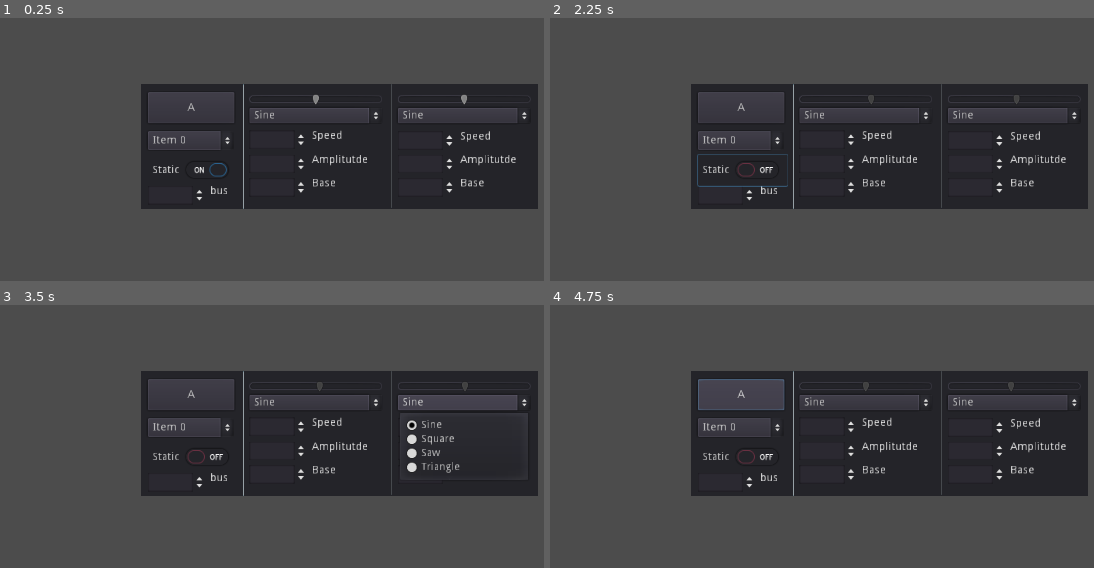
Above: before the commit, frames 1-4 (two rows, left to right).
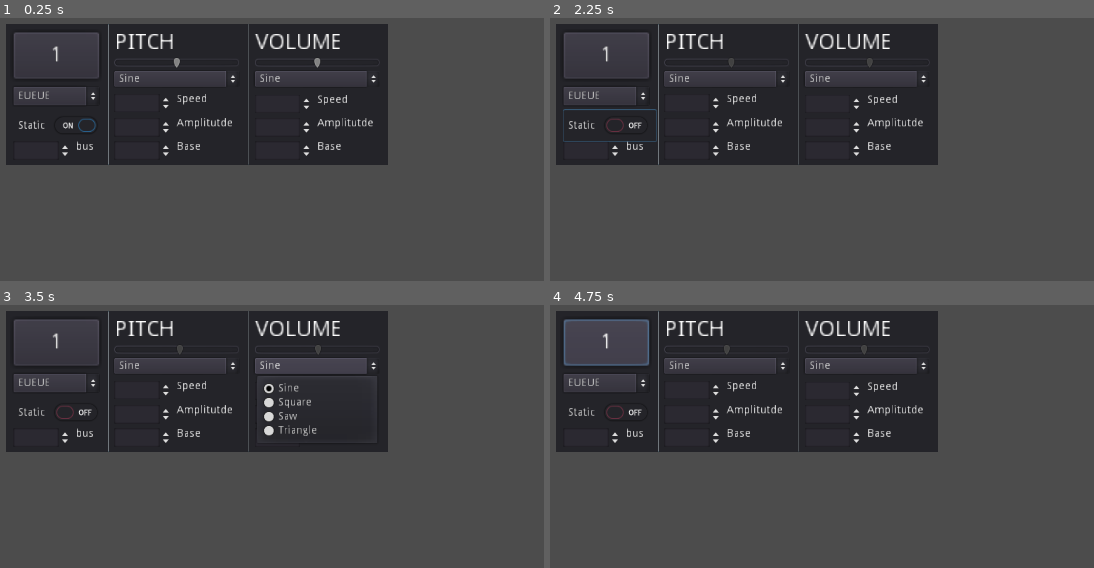
Above: after the commit, the same moments.

Repository: cis-ash/Audiotoy
Game: Godot game, scene res://Scenes/Main.tscn
Two runs of this game, one before a commit and one after it. Both use one fixed random seed, a clock stepped at 60 frames per second and the inputs below.
Inputs:
- Up to frame 1 (0.25 s): no input
- Up to frame 2 (2.25 s): click "Item 0" (after the commit: "EUEUE") at 0.5 s; click "A" (after the commit: "1") at 1.25 s; click "Static" at 2 s
- Up to frame 3 (3.5 s): click "Sine" at 2.75 s
- Up to frame 4 (4.75 s): click "Item 0" (after the commit: "EUEUE") at 3.5 s; click "A" (after the commit: "1") at 4.25 s

The runs differ from the first frame. In frame 1, 40% of the frame differs, in the area x 1-99%, y 2-73%; in frame 2, 40%; in frame 3, 40%; in frame 4, 41%.

Commit message:
added busses, edited visuals

Diff:
--- a/Scenes/Main.tscn
+++ b/Scenes/Main.tscn
@@ -2,15 +2,11 @@
 
 [ext_resource path="res://Scenes/drone.tscn" type="PackedScene" id=1]
 
-[node name="Base" type="Node2D"]
+[node name="Base" type="Node2D" index="0"]
 
 [node name="Control" parent="." index="0" instance=ExtResource( 1 )]
 
-anchor_left = 0.5
-anchor_top = 0.5
-anchor_right = 0.5
-anchor_bottom = 0.5
-margin_left = 192.0
-margin_top = 129.0
-margin_right = 251.0
-margin_bottom = 195.0
+margin_left = 20.056
+margin_top = 53.2046
+margin_right = 15.056
+margin_bottom = 55.2046
--- a/Scenes/Soundmaker.gd
+++ b/Scenes/Soundmaker.gd
@@ -3,10 +3,12 @@
 export var pitch = 0.0
 var applied_pitch = 0.0
 var selected_sample = 1
-var samples = ["Samples/Drone 0","Samples/Drone 1","Samples/Drone 2","Samples/Drone 3","Samples/Drone 4","Samples/Drone 5",]
+var samples = ["Samples/Drone 0","Samples/Drone 1","Samples/Drone 2","Samples/Drone 3","Samples/Drone 4","Samples/Drone 5","Samples/Drone 6","Samples/Drone 7","Samples/Drone 8","Samples/Drone 9","Samples/Drone 10"]
 var animation = ["sine","square","saw","triangle"]
 var is_static = true
 var selected_volume_animation = 1
+var selected_bus = 0
+
 
 var volume_amplitude = 0.0
 var pitch_amplitude = 0.0
@@ -29,12 +31,15 @@
 
 func _process(delta):
 	if is_static:
-		actual_pitch = $Container/Panel/Pitch.value
 		actual_volume = $Container/Panel/Volume.value
 		$Container/Panel/Volume.editable = true
 		$Container/Panel/Pitch.editable = true
 		$Pitch_animation.playback_speed = 0
 		$Volume_animation.playback_speed = 0
+		if $Container/Panel/Pitch.value>=0:
+			applied_pitch = 1*($Container/Panel/Pitch.value+1)
+		else:
+			applied_pitch = 1/(-$Container/Panel/Pitch.value+1)
 	else:
 		volume_amplitude = $Container/Panel/Volume/Amplitude.value
 		volume_speed = $Container/Panel/Volume/Speed.value
@@ -53,22 +58,26 @@
 		$Container/Panel/Volume.value = actual_volume
 		$Container/Panel/Volume.editable = false
 		$Container/Panel/Pitch.editable = false
+		if pitch>=0:
+			applied_pitch = 1*(actual_pitch+1)
+		else:
+			applied_pitch = 1/(-actual_pitch+1)
 
 
 	var sample = get_node(samples[selected_sample])
 
-	if pitch>=0:
-		applied_pitch = 1*(actual_pitch+1)
-	else:
-		applied_pitch = 1/(-actual_pitch+1)
+
 
 
 	print(pitch)
 	print(volume)
 
-	sample.pitch_scale = applied_pitch
+	sample.pitch_scale = max(applied_pitch,0)
 	sample.volume_db = actual_volume
-
+	if selected_bus == 0:
+		sample.bus = "Master"
+	else:
+		sample.bus = "New Bus " + str(selected_bus)
 	#print(sample.playing)
 	pass
 
@@ -105,3 +114,12 @@
 func _on_OptionButton_item_selected(ID):
 	$Pitch_animation.play(animation[ID])
 	pass # replace with function body
+
+
+func _on_LineEdit_text_changed(new_text):
+	pass # replace with function body
+
+
+func _on_SpinBox_value_changed(value):
+	selected_bus = value
+	pass # replace with function body
--- a/Scenes/drone.tscn
+++ b/Scenes/drone.tscn
@@ -7,6 +7,10 @@
 [ext_resource path="res://Samples/Drone/Drone_rain.ogg" type="AudioStream" id=5]
 [ext_resource path="res://Samples/Drone/Drone_horrible.ogg" type="AudioStream" id=6]
 [ext_resource path="res://Samples/Drone/Drone_godot.ogg" type="AudioStream" id=7]
+[ext_resource path="res://Samples/Drone/Drone_bzap.ogg" type="AudioStream" id=8]
+[ext_resource path="res://Samples/Drone/Drone_buzz.ogg" type="AudioStream" id=9]
+[ext_resource path="res://Samples/Drone/Drone_brap.ogg" type="AudioStream" id=10]
+[ext_resource path="res://Samples/Drone/Drone_blender.ogg" type="AudioStream" id=11]
 
 [sub_resource type="Animation" id=5]
 
@@ -88,7 +92,7 @@
 
 resource_name = "saw"
 length = 1.0
-loop = false
+loop = true
 step = 0.1
 tracks/0/type = "value"
 tracks/0/path = NodePath(".:pitch")
@@ -97,10 +101,10 @@
 tracks/0/imported = false
 tracks/0/enabled = true
 tracks/0/keys = {
-"times": PoolRealArray( 0 ),
-"transitions": PoolRealArray( 1 ),
+"times": PoolRealArray( 0, 1 ),
+"transitions": PoolRealArray( 1, 1 ),
 "update": 0,
-"values": [ 0.0 ]
+"values": [ 0.0, 1.0 ]
 }
 
 [sub_resource type="Animation" id=6]
@@ -163,6 +167,9 @@
 [sub_resource type="ShortCut" id=1]
 
 
+[sub_resource type="ShortCut" id=10]
+
+
 [node name="Control" type="Control" index="0"]
 
 anchor_left = 0.0
@@ -216,7 +223,7 @@
 volume_db = 0.0
 pitch_scale = 1.0
 autoplay = false
-mix_target = 0
+mix_target = 2
 bus = "Master"
 
 [node name="Drone 1" type="AudioStreamPlayer" parent="Samples" index="1"]
@@ -225,7 +232,7 @@
 volume_db = 0.0
 pitch_scale = 0.2
 autoplay = false
-mix_target = 0
+mix_target = 2
 bus = "Master"
 
 [node name="Drone 2" type="AudioStreamPlayer" parent="Samples" index="2"]
@@ -234,7 +241,7 @@
 volume_db = 0.0
 pitch_scale = 1.0
 autoplay = false
-mix_target = 0
+mix_target = 2
 bus = "Master"
 
 [node name="Drone 3" type="AudioStreamPlayer" parent="Samples" index="3"]
@@ -243,7 +250,7 @@
 volume_db = 0.0
 pitch_scale = 1.0
 autoplay = false
-mix_target = 0
+mix_target = 2
 bus = "Master"
 
 [node name="Drone 4" type="AudioStreamPlayer" parent="Samples" index="4"]
@@ -252,7 +259,7 @@
 volume_db = 0.0
 pitch_scale = 1.0
 autoplay = false
-mix_target = 0
+mix_target = 2
 bus = "Master"
 
 [node name="Drone 5" type="AudioStreamPlayer" parent="Samples" index="5"]
@@ -261,7 +268,52 @@
 volume_db = 0.0
 pitch_scale = 1.0
 autoplay = false
-mix_target = 0
+mix_target = 2
+bus = "Master"
+
+[node name="Drone 6" type="AudioStreamPlayer" parent="Samples" index="6"]
+
+stream = ExtResource( 2 )
+volume_db = 0.0
+pitch_scale = 1.0
+autoplay = false
+mix_target = 2
+bus = "Master"
+
+[node name="Drone 7" type="AudioStreamPlayer" parent="Samples" index="7"]
+
+stream = ExtResource( 8 )
+volume_db = -80.0
+pitch_scale = 1.0
+autoplay = false
+mix_target = 2
+bus = "Master"
+
+[node name="Drone 8" type="AudioStreamPlayer" parent="Samples" index="8"]
+
+stream = ExtResource( 9 )
+volume_db = 0.0
+pitch_scale = 1.0
+autoplay = false
+mix_target = 2
+bus = "Master"
+
+[node name="Drone 9" type="AudioStreamPlayer" parent="Samples" index="9"]
+
+stream = ExtResource( 10 )
+volume_db = 0.0
+pitch_scale = 1.0
+autoplay = false
+mix_target = 2
+bus = "Master"
+
+[node name="Drone 10" type="AudioStreamPlayer" parent="Samples" index="10"]
+
+stream = ExtResource( 11 )
+volume_db = 0.0
+pitch_scale = 1.0
+autoplay = false
+mix_target = 2
 bus = "Master"
 
 [node name="Container" type="Container" parent="." index="3"]
@@ -287,6 +339,10 @@
 anchor_top = 0.0
 anchor_right = 1.0
 anchor_bottom = 1.0
+margin_left = -1.0
+margin_top = -1.0
+margin_right = -21.0
+margin_bottom = 19.0
 rect_pivot_offset = Vector2( 0, 0 )
 rect_clip_content = false
 mouse_filter = 0
@@ -300,10 +356,10 @@
 anchor_top = 0.5
 anchor_right = 0.0
 anchor_bottom = 0.5
-margin_left = 9.0
-margin_top = -20.0
-margin_right = 119.0
-margin_bottom = 4.0
+margin_left = 10.0
+margin_top = -10.0
+margin_right = 120.0
+margin_bottom = 14.0
 rect_pivot_offset = Vector2( 0, 0 )
 rect_clip_content = false
 focus_mode = 2
@@ -319,7 +375,7 @@
 text = "Item 0"
 flat = false
 align = 0
-items = [ "Item 0", null, false, 0, null, "Item 1", null, false, 1, null, "Item 2", null, false, 2, null, "Item 3", null, false, 3, null, "Item 4", null, false, 4, null, "Item 5", null, false, 5, null ]
+items = [ "EUEUE", null, false, 0, null, "noise godot", null, false, 1, null, "WUWU", null, false, 2, null, "Rain", null, false, 3, null, "Horrible", null, false, 4, null, "Godot", null, false, 5, null, "EUUU", null, false, 6, null, "Bzap", null, false, 7, null, "Buzz", null, false, 8, null, "BRAP", null, false, 9, null, "Blender", null, false, 10, null ]
 selected = 0
 
 [node name="Trigger" type="Button" parent="Container/Panel" index="1"]
@@ -328,10 +384,11 @@
 anchor_top = 0.0
 anchor_right = 0.0
 anchor_bottom = 0.0
-margin_left = 9.0
+margin_left = 10.0
 margin_top = 10.0
-margin_right = 120.0
-margin_bottom = 50.0
+margin_right = 65.0
+margin_bottom = 40.0
+rect_scale = Vector2( 2, 2 )
 rect_pivot_offset = Vector2( 0, 0 )
 rect_clip_content = false
 focus_mode = 2
@@ -341,11 +398,12 @@
 size_flags_vertical = 1
 toggle_mode = false
 enabled_focus_mode = 2
-shortcut = null
+shortcut = SubResource( 10 )
 group = null
-text = "A"
+text = "1"
 flat = false
 align = 1
+_sections_unfolded = [ "Rect" ]
 
 [node name="Volume" type="HSlider" parent="Container/Panel" index="2"]
 
@@ -353,10 +411,10 @@
 anchor_top = 0.0
 anchor_right = 1.0
 anchor_bottom = 0.0
-margin_left = -180.0
-margin_top = 10.0
+margin_left = -170.0
+margin_top = 40.0
 margin_right = -10.0
-margin_bottom = 29.0
+margin_bottom = 59.0
 rect_pivot_offset = Vector2( 0, 0 )
 rect_clip_content = false
 focus_mode = 2
@@ -383,7 +441,7 @@
 anchor_right = 0.0
 anchor_bottom = 0.0
 margin_top = 20.0
-margin_right = 170.0
+margin_right = 160.0
 margin_bottom = 40.0
 rect_pivot_offset = Vector2( 0, 0 )
 rect_clip_content = false
@@ -544,16 +602,39 @@
 lines_skipped = 0
 max_lines_visible = -1
 
+[node name="Label" type="Label" parent="Container/Panel/Volume" index="4"]
+
+anchor_left = 0.0
+anchor_top = 0.0
+anchor_right = 0.0
+anchor_bottom = 0.0
+margin_left = 1.0
+margin_top = -30.0
+margin_right = 56.0
+margin_bottom = -16.0
+rect_scale = Vector2( 2, 2 )
+rect_pivot_offset = Vector2( 0, 0 )
+rect_clip_content = false
+mouse_filter = 2
+mouse_default_cursor_shape = 0
+size_flags_horizontal = 1
+size_flags_vertical = 4
+text = "VOLUME"
+percent_visible = 1.0
+lines_skipped = 0
+max_lines_visible = -1
+_sections_unfolded = [ "Rect" ]
+
 [node name="Pitch" type="HSlider" parent="Container/Panel" index="3"]
 
 anchor_left = 1.0
 anchor_top = 0.0
 anchor_right = 1.0
 anchor_bottom = 0.0
-margin_left = -370.0
-margin_top = 10.0
-margin_right = -200.0
-margin_bottom = 29.0
+margin_left = -350.0
+margin_top = 40.0
+margin_right = -190.0
+margin_bottom = 59.0
 rect_pivot_offset = Vector2( 0, 0 )
 rect_clip_content = false
 focus_mode = 2
@@ -580,7 +661,7 @@
 anchor_right = 0.0
 anchor_bottom = 0.0
 margin_top = 20.0
-margin_right = 170.0
+margin_right = 160.0
 margin_bottom = 40.0
 rect_pivot_offset = Vector2( 0, 0 )
 rect_clip_content = false
@@ -602,7 +683,6 @@
 
 [node name="Speed" type="SpinBox" parent="Container/Panel/Pitch" index="1"]
 
-editor/display_folded = true
 anchor_left = 0.0
 anchor_top = 0.0
 anchor_right = 0.0
@@ -740,16 +820,39 @@
 lines_skipped = 0
 max_lines_visible = -1
 
+[node name="Label" type="Label" parent="Container/Panel/Pitch" index="4"]
+
+anchor_left = 0.0
+anchor_top = 0.0
+anchor_right = 0.0
+anchor_bottom = 0.0
+margin_left = 1.0
+margin_top = -30.0
+margin_right = 41.0
+margin_bottom = -16.0
+rect_scale = Vector2( 2, 2 )
+rect_pivot_offset = Vector2( 0, 0 )
+rect_clip_content = false
+mouse_filter = 2
+mouse_default_cursor_shape = 0
+size_flags_horizontal = 1
+size_flags_vertical = 4
+text = "PITCH"
+percent_visible = 1.0
+lines_skipped = 0
+max_lines_visible = -1
+_sections_unfolded = [ "Rect" ]
+
 [node name="Buttonmode" type="CheckButton" parent="Container/Panel" index="4"]
 
 anchor_left = 0.0
 anchor_top = 0.0
 anchor_right = 0.0
 anchor_bottom = 0.0
-margin_left = 9.0
-margin_top = 90.0
-margin_right = 124.0
-margin_bottom = 130.0
+margin_left = 10.0
+margin_top = 110.0
+margin_right = 129.0
+margin_bottom = 150.0
 rect_pivot_offset = Vector2( 0, 0 )
 rect_clip_content = false
 focus_mode = 2
@@ -762,9 +865,10 @@
 enabled_focus_mode = 2
 shortcut = null
 group = null
-text = "Static"
+text = "Static "
 flat = false
 align = 0
+_sections_unfolded = [ "Rect" ]
 
 [node name="SpinBox" type="SpinBox" parent="Container/Panel" index="5"]
 
@@ -772,10 +876,10 @@
 anchor_top = 0.0
 anchor_right = 0.0
 anchor_bottom = 0.0
-margin_left = 9.0
-margin_top = 130.0
-margin_right = 83.0
-margin_bottom = 154.0
+margin_left = 10.0
+margin_top = 150.0
+margin_right = 84.0
+margin_bottom = 174.0
 rect_pivot_offset = Vector2( 0, 0 )
 rect_clip_content = false
 mouse_filter = 0
@@ -821,7 +925,7 @@
 anchor_bottom = 0.0
 margin_left = 130.0
 margin_right = 134.0
-margin_bottom = 160.0
+margin_bottom = 180.0
 rect_pivot_offset = Vector2( 0, 0 )
 rect_clip_content = false
 mouse_filter = 0
@@ -835,10 +939,10 @@
 anchor_top = 0.0
 anchor_right = 0.0
 anchor_bottom = 0.0
-margin_left = 319.0
+margin_left = 309.0
 margin_top = -1.0
-margin_right = 323.0
-margin_bottom = 159.0
+margin_right = 313.0
+margin_bottom = 180.0
 rect_pivot_offset = Vector2( 0, 0 )
 rect_clip_content = false
 mouse_filter = 0
@@ -861,3 +965,5 @@
 [connection signal="pressed" from="Container/Panel/Buttonmode" to="." method="_on_Buttonmode_pressed"]
 
 [connection signal="toggled" from="Container/Panel/Buttonmode" to="." method="_on_Buttonmode_toggled"]
+
+[connection signal="value_changed" from="Container/Panel/SpinBox" to="." method="_on_SpinBox_value_changed"]
--- a/default_bus_layout.tres
+++ b/default_bus_layout.tres
@@ -1,4 +1,111 @@
-[gd_resource type="AudioBusLayout" format=2]
+[gd_resource type="AudioBusLayout" load_steps=11 format=2]
+
+[sub_resource type="AudioEffectLimiter" id=1]
+
+resource_name = "Limiter"
+ceiling_db = -10.0
+threshold_db = 0.0
+soft_clip_db = 2.0
+soft_clip_ratio = 10.0
+
+[sub_resource type="AudioEffectCompressor" id=10]
+
+resource_name = "Compressor"
+threshold = -7.6
+ratio = 4.0
+gain = 8.0
+attack_us = 20.0
+release_ms = 100.0
+mix = 1.0
+sidechain = ""
+
+[sub_resource type="AudioEffectPhaser" id=2]
+
+resource_name = "Phaser"
+range_min_hz = 500.0
+range_max_hz = 700.0
+rate_hz = 0.5
+feedback = 0.7
+depth = 1.0
+
+[sub_resource type="AudioEffectChorus" id=3]
+
+resource_name = "Chorus"
+voice_count = 4
+dry = 1.0
+wet = 0.5
+voice/1/delay_ms = 15.0
+voice/1/rate_hz = 0.8
+voice/1/depth_ms = 2.0
+voice/1/level_db = 0.0
+voice/1/cutoff_hz = 8000.0
+voice/1/pan = -0.5
+voice/2/delay_ms = 20.0
+voice/2/rate_hz = 1.2
+voice/2/depth_ms = 3.0
+voice/2/level_db = 0.0
+voice/2/cutoff_hz = 8000.0
+voice/2/pan = 0.5
+voice/3/delay_ms = 12.0
+voice/3/rate_hz = 1.0
+voice/3/depth_ms = 0.0
+voice/3/level_db = 0.0
+voice/3/cutoff_hz = 16000.0
+voice/3/pan = 0.0
+voice/4/delay_ms = 12.0
+voice/4/rate_hz = 1.0
+voice/4/depth_ms = 0.0
+voice/4/level_db = 0.0
+voice/4/cutoff_hz = 16000.0
+voice/4/pan = 0.0
+
+[sub_resource type="AudioEffectDistortion" id=4]
+
+resource_name = "Distortion"
+mode = 0
+pre_gain = 0.0
+keep_hf_hz = 16000.0
+drive = 0.0
+post_gain = 0.0
+
+[sub_resource type="AudioEffectLowPassFilter" id=5]
+
+resource_name = "LowPassFilter"
+cutoff_hz = 1000.0
+resonance = 0.5
+gain = 1.0
+db = 0
+
+[sub_resource type="AudioEffectHighPassFilter" id=6]
+
+resource_name = "HighPassFilter"
+cutoff_hz = 3000.0
+resonance = 0.5
+gain = 1.0
+db = 0
+
+[sub_resource type="AudioEffectPitchShift" id=7]
+
+resource_name = "PitchShift"
+pitch_scale = 0.5
+
+[sub_resource type="AudioEffectReverb" id=8]
+
+resource_name = "Reverb"
+predelay_msec = 150.0
+predelay_feedback = 0.4
+room_size = 0.6
+damping = 0.7
+spread = 1.0
+hipass = 0.0
+dry = 0.68
+wet = 0.24
+_sections_unfolded = [ "Predelay" ]
+
+[sub_resource type="AudioEffectPanner" id=9]
+
+resource_name = "Panner"
+pan = -0.54
 
 [resource]
 
@@ -8,3 +115,83 @@
 bus/0/bypass_fx = false
 bus/0/volume_db = 10.1
 bus/0/send = ""
+bus/1/name = "New Bus 1"
+bus/1/solo = false
+bus/1/mute = false
+bus/1/bypass_fx = false
+bus/1/volume_db = 0.0
+bus/1/send = "Master"
+bus/1/effect/0/effect = SubResource( 1 )
+bus/1/effect/0/enabled = true
+bus/2/name = "New Bus 2"
+bus/2/solo = false
+bus/2/mute = false
+bus/2/bypass_fx = false
+bus/2/volume_db = 0.0
+bus/2/send = "Master"
+bus/2/effect/0/effect = SubResource( 2 )
+bus/2/effect/0/enabled = true
+bus/3/name = "New Bus 3"
+bus/3/solo = false
+bus/3/mute = false
+bus/3/bypass_fx = false
+bus/3/volume_db = 0.0
+bus/3/send = "Master"
+bus/3/effect/0/effect = SubResource( 3 )
+bus/3/effect/0/enabled = true
+bus/4/name = "New Bus 4"
+bus/4/solo = false
+bus/4/mute = false
+bus/4/bypass_fx = false
+bus/4/volume_db = 0.0
+bus/4/send = "Master"
+bus/4/effect/0/effect = SubResource( 4 )
+bus/4/effect/0/enabled = true
+bus/5/name = "New Bus 5"
+bus/5/solo = false
+bus/5/mute = false
+bus/5/bypass_fx = false
+bus/5/volume_db = 0.0
+bus/5/send = "Master"
+bus/5/effect/0/effect = SubResource( 5 )
+bus/5/effect/0/enabled = true
+bus/6/name = "New Bus 6"
+bus/6/solo = false
+bus/6/mute = false
+bus/6/bypass_fx = false
+bus/6/volume_db = 0.0
+bus/6/send = "Master"
+bus/6/effect/0/effect = SubResource( 6 )
+bus/6/effect/0/enabled = true
+bus/7/name = "New Bus 7"
+bus/7/solo = false
+bus/7/mute = false
+bus/7/bypass_fx = false
+bus/7/volume_db = 0.0
+bus/7/send = "Master"
+bus/7/effect/0/effect = SubResource( 7 )
+bus/7/effect/0/enabled = true
+bus/8/name = "New Bus 8"
+bus/8/solo = false
+bus/8/mute = false
+bus/8/bypass_fx = false
+bus/8/volume_db = 0.0
+bus/8/send = "Master"
+bus/8/effect/0/effect = SubResource( 8 )
+bus/8/effect/0/enabled = true
+bus/9/name = "New Bus 9"
+bus/9/solo = false
+bus/9/mute = false
+bus/9/bypass_fx = true
+bus/9/volume_db = 0.0
+bus/9/send = "Master"
+bus/9/effect/0/effect = SubResource( 9 )
+bus/9/effect/0/enabled = true
+bus/10/name = "New Bus 10"
+bus/10/solo = false
+bus/10/mute = false
+bus/10/bypass_fx = false
+bus/10/volume_db = 0.0
+bus/10/send = "Master"
+bus/10/effect/0/effect = SubResource( 10 )
+bus/10/effect/0/enabled = true
Not shown: 1 places in Scenes/drone.tscn that only renumber resources
